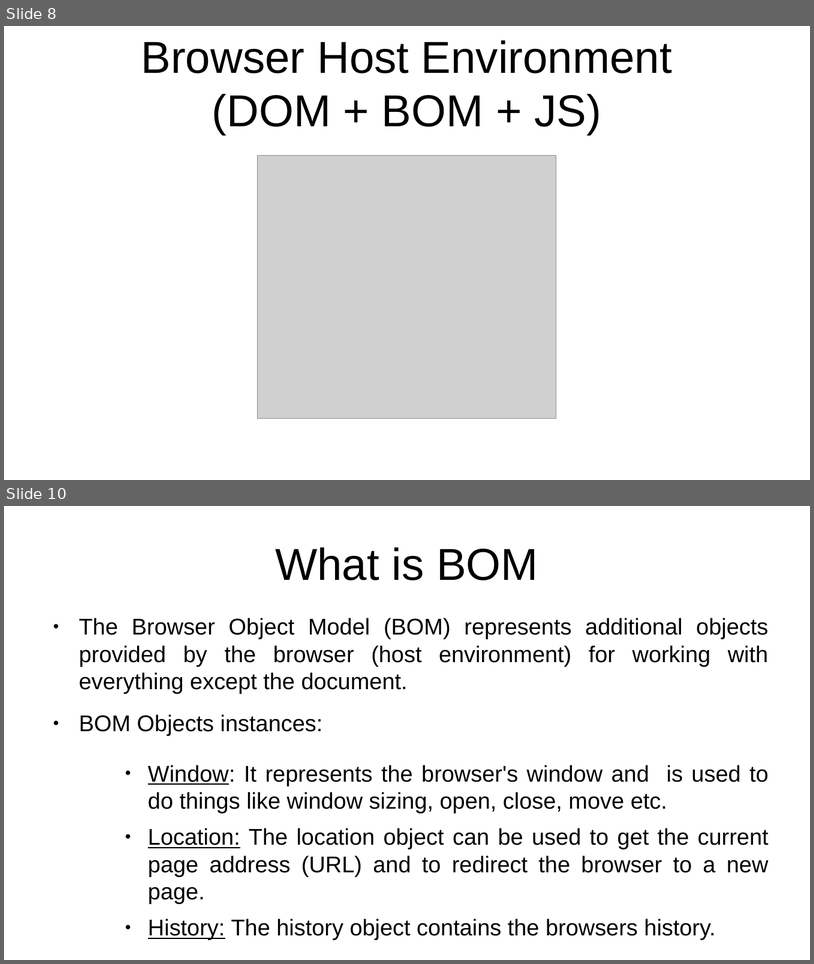
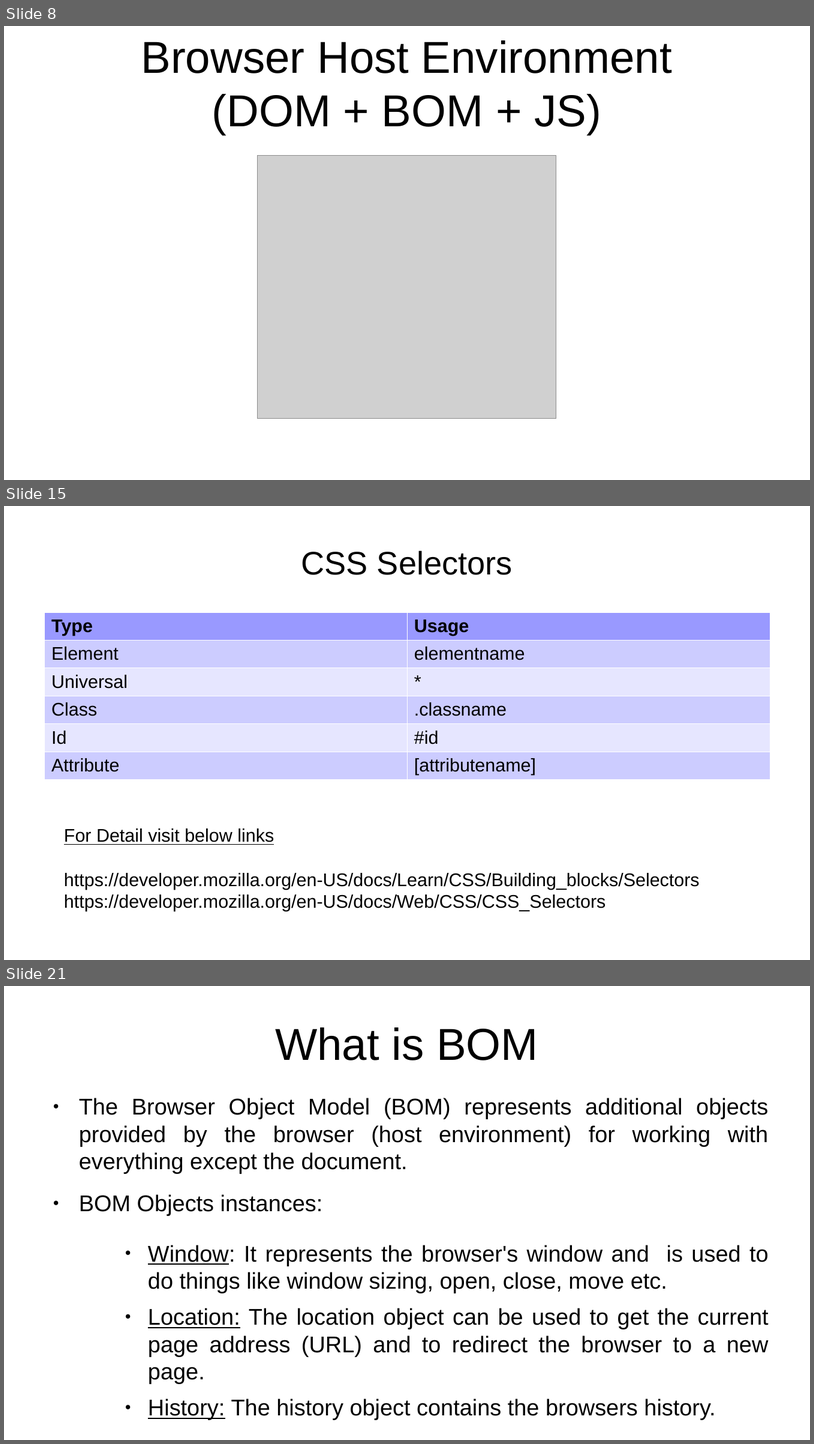
Before and after one commit to rajeshchauhan23102008/documents, a slide deck: src/courses/javascript/Javascript - No Theme.odp. Shown one above the other, each under a label of ours: slides 8 and 10 before the commit, slides 8, 15 and 21 after it; the slides between them are not shown. The pictures are 814x964 and 814x1444 pixels, drawn with LibreOffice and Linux fonts; fonts in the diff are those of the drawing; grey boxes stand for pictures. Boxes give left, top, right and bottom in pixels: in the first picture for what was removed or moved away, otherwise in the second. Text is boxed around its words. In the diff, an @@ line names an element or a change of style, - is before the commit and + after.

```diff
--- a/src/courses/javascript/Javascript - No Theme.odp
+++ b/src/courses/javascript/Javascript - No Theme.odp
@@ slide 15 added at (4,506,810,960), background #FFFFFF @@
@@ title added at (302,550,513,575), 32 pt, text #000000 @@
+CSS Selectors
@@ table added at (44,612,770,780), 6 rows, 2 columns @@
+Type | Usage
+Element | elementname
+Universal | *
+Class | .classname
+Id | #id
+Attribute | [attributename]
@@ text added at (64,828,700,911), 18 pt, text #000000 @@
+For Detail visit below links
+https://developer.mozilla.org/en-US/docs/Learn/CSS/Building_blocks/Selectors
+https://developer.mozilla.org/en-US/docs/Web/CSS/CSS_Selectors
@@ what was slide 10 is now slide 21 @@
```
Also in this commit, not shown: 4 slides changed, 9 other slides added, 3 other files.
